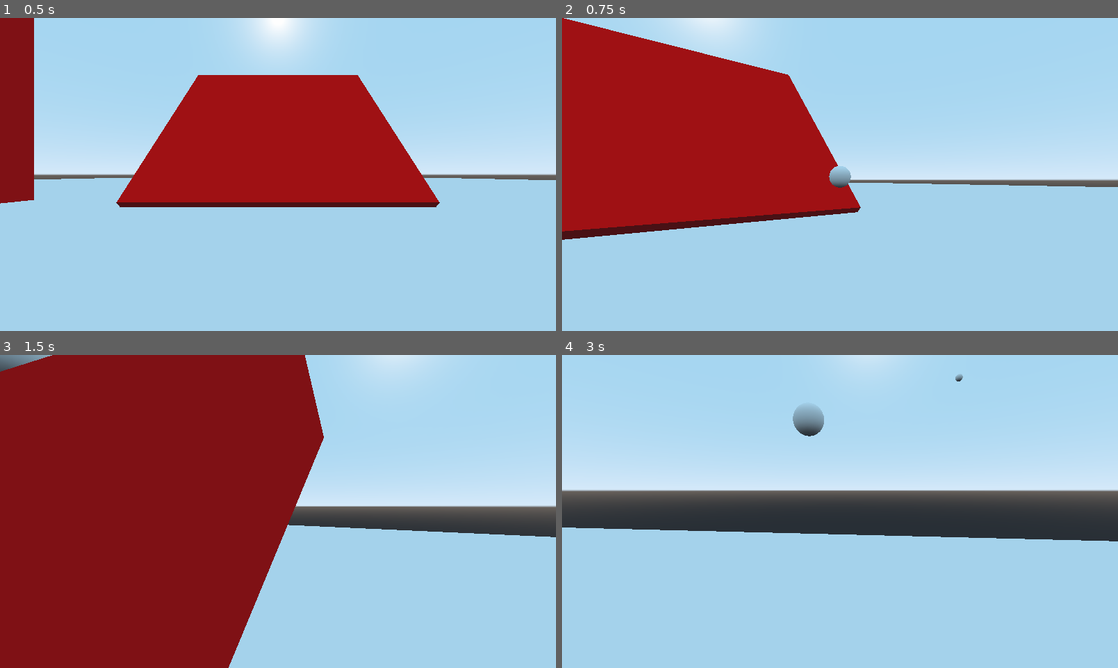
Above: before the commit, frames 1-4 (two rows, left to right).
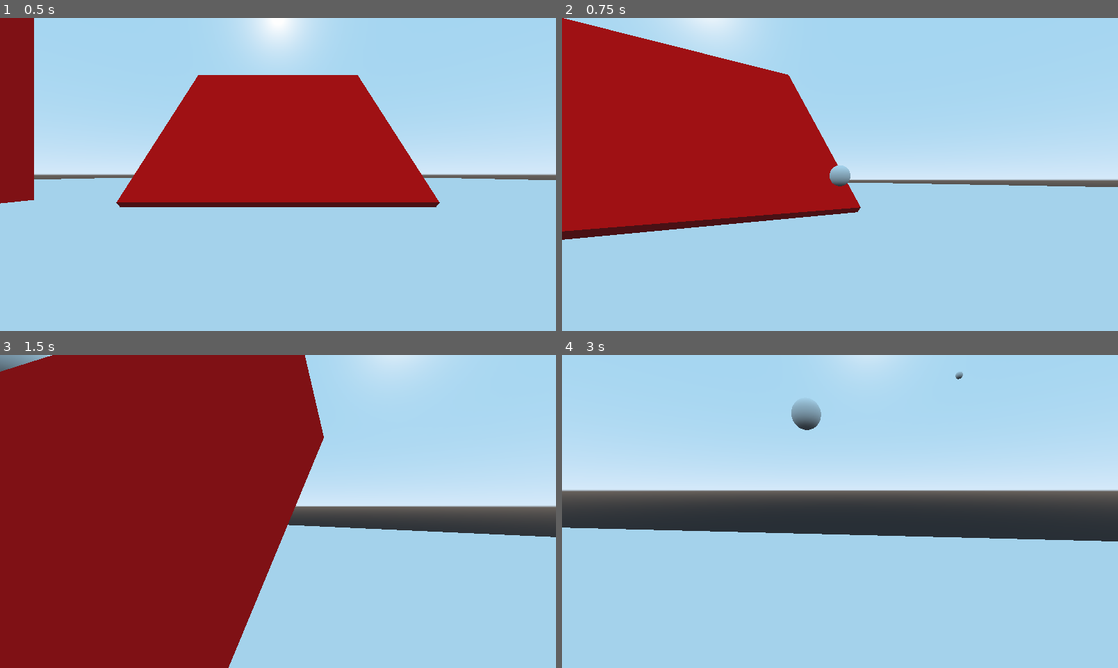
Above: after the commit, the same moments.

Repository: duckinator/nyoom
Game: Godot game, scene res://Main.tscn
The game is run twice, just before and just after one commit, with the same random seed, the same clock (stepped at 60 frames per second) and the same inputs.
Inputs (mouse positions are in pixels of both pictures, inside the frame that each line leads up to):
- Up to frame 1 (0.5 s): no input
- Up to frame 2 (0.75 s): tap Enter at 0.5 s; move the mouse to (867, 174) at 0.52 s; hold W (movement_forward) from 0.53 s (still down); click (867, 174) at 0.6 s
- Up to frame 3 (1.5 s): keep holding W (movement_forward); tap Space (movement_jump) at 0.77 s; move the mouse to (250, 511) at 1.27 s; click (250, 511) at 1.35 s
- Up to frame 4 (3 s): keep holding W (movement_forward); tap Space (movement_jump) at 1.52 s; move the mouse to (851, 505) at 2.02 s; right-click (851, 505) at 2.1 s; click (851, 505) at 2.3 s; move the mouse to (834, 517) at 2.77 s; click (834, 517) at 2.85 s

Frame 1 is identical in both runs. In frame 2, less than 0.1% of the frame differs, in the area x 48-52%, y 47-55%; in frame 3, less than 0.1%; in frame 4, 0.5%, in the area x 1-99%, y 5-60%.

Commit message:
!!!! :3

Diff:
--- a/src/Bullet.gd
+++ b/src/Bullet.gd
@@ -6,8 +6,6 @@
 
 # Called when the node enters the scene tree for the first time.
 func _ready():
-	add_collision_exception_with(get_parent().get_node('Player'))
-	connect("body_entered", self, "on_body_entered")
 	var timer = Timer.new()
 	timer.set_one_shot(true)
 	timer.set_wait_time(5)
@@ -35,8 +33,3 @@
 
 func fire(impulse):
 	next_impulse = impulse
-
-func on_body_entered(body):
-	if body is KinematicBody:
-		add_collision_exception_with(body)
-	print("BODY ENTERED", body, body.name)
--- a/src/Bullet.tscn
+++ b/src/Bullet.tscn
@@ -11,8 +11,6 @@
 radius = 0.25
 
 [node name="Bullet" type="RigidBody"]
-contacts_reported = 4
-contact_monitor = true
 script = ExtResource( 1 )
 
 [node name="MeshInstance" type="MeshInstance" parent="."]
--- a/src/Player.gd
+++ b/src/Player.gd
@@ -37,9 +37,7 @@
 func action_primary(_delta):
 	var bullet = BULLET.instance()
 	bullet.global_transform = $RotationHelper/Camera/BulletSpawn.global_transform
-	print(rotation, rotation_helper.rotation.x)
-	var impulse = (get_global_transform().basis * Vector3(0, 0, -50)).rotated(Vector3(1, 0, 0), rotation_helper.rotation.x)
-	#bullet.translation = translation + Vector3(0, -0.5, 0)
+	var impulse = get_global_transform().basis * Vector3(0, 0, -50).rotated(Vector3(1, 0, 0), rotation_helper.rotation.x)
 	get_parent().add_child(bullet)
 	bullet.fire(impulse)
 	last_bullet = bullet
